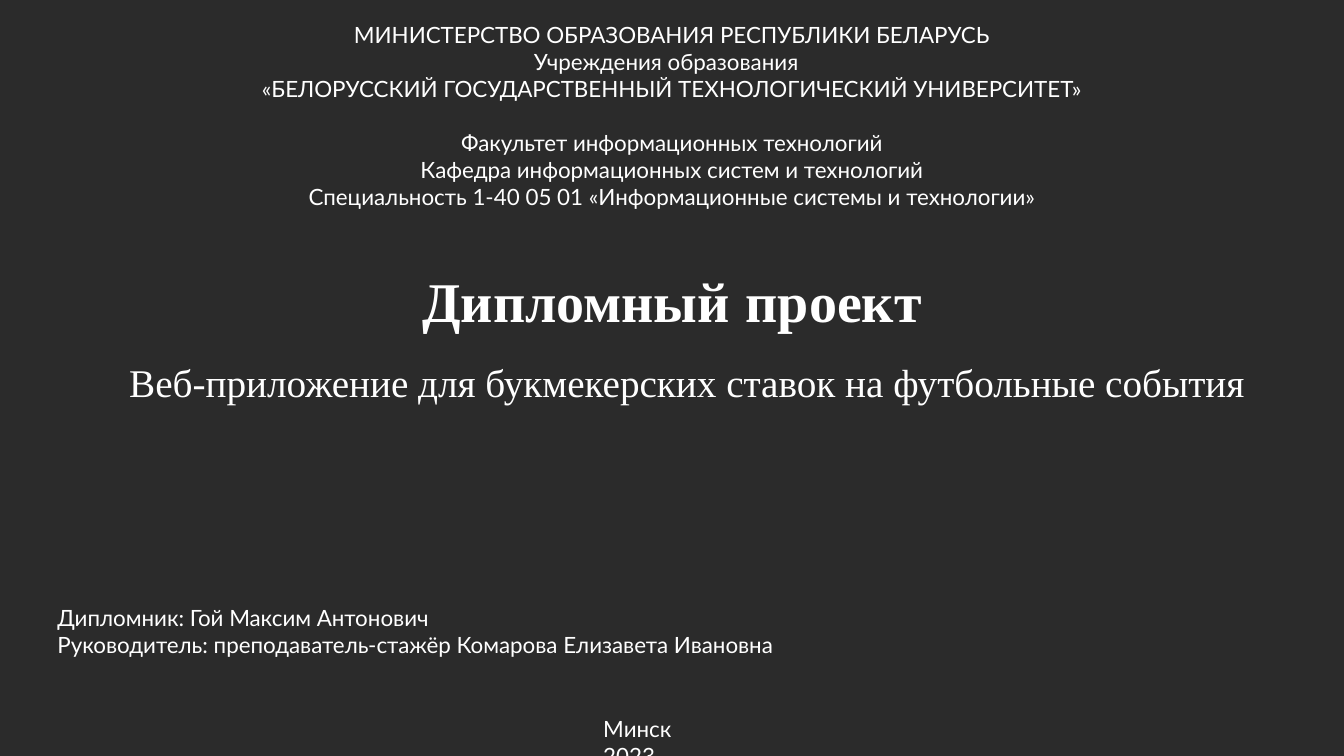
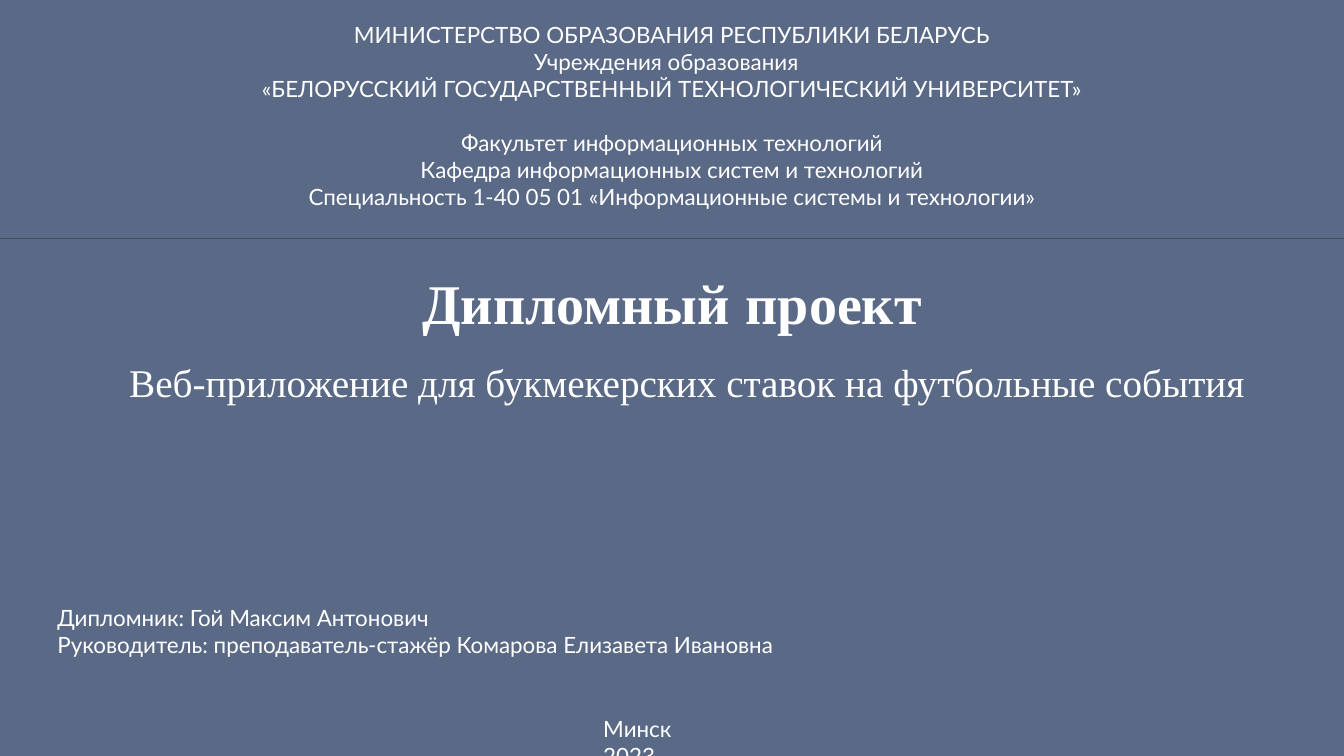
Before and after one commit to jk2911/diplom, a slide deck: slide 12 of doklad.PPTX (slide 10 before the commit). Drawn at 1344x756 pixels with LibreOffice and Linux fonts; fonts in the diff are those of the drawing; background and template pictures are left out; a plain dark background stands for a picture behind light text. Boxes give left, top, right and bottom in pixels: in the first picture for what was removed or moved away, otherwise in the second. Text is boxed around its words. In the diff, an @@ line names an element or a change of style, - is before the commit and + after.

```diff
--- a/doklad.PPTX
+++ b/doklad.PPTX
@@ rectangle added at (x1=0, y1=0, x2=1344, y2=238), fill #607090 at 90% opacity @@
@@ rectangle added at (x1=0, y1=239, x2=1344, y2=549), fill #607090 at 90% opacity @@
@@ rectangle added at (x1=0, y1=549, x2=1344, y2=756), fill #607090 at 90% opacity @@
```
Also in this commit, not shown: 1 other slide changed, 10 slides added, 8 slides removed, 3 other files.
